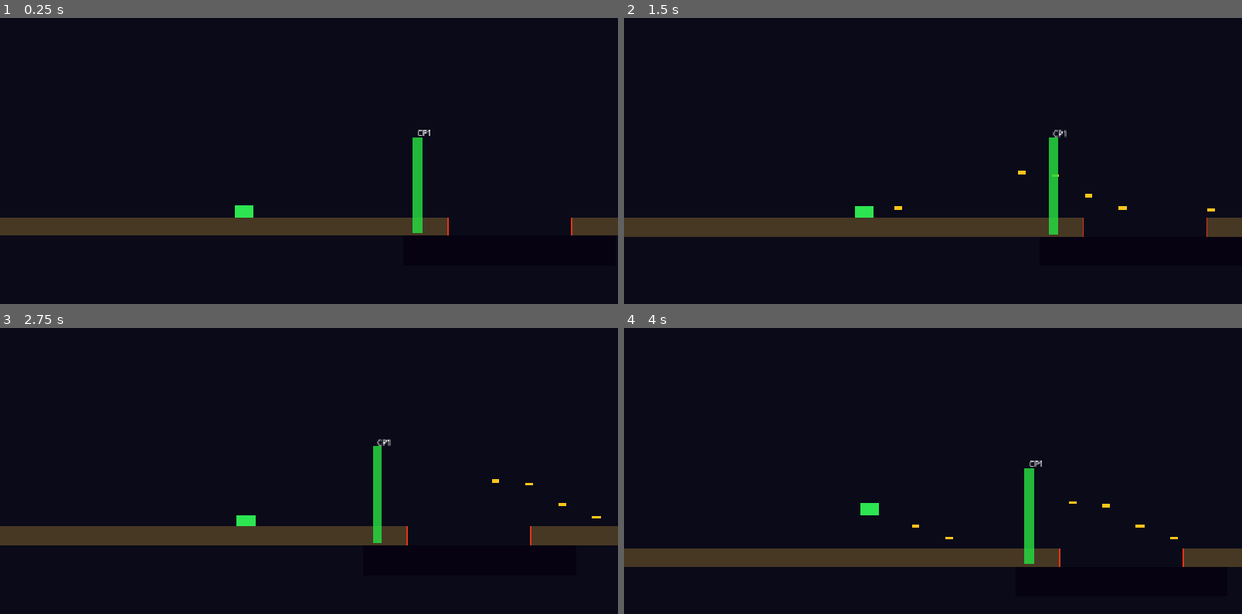
Above: before the commit, frames 1-4 (two rows, left to right).
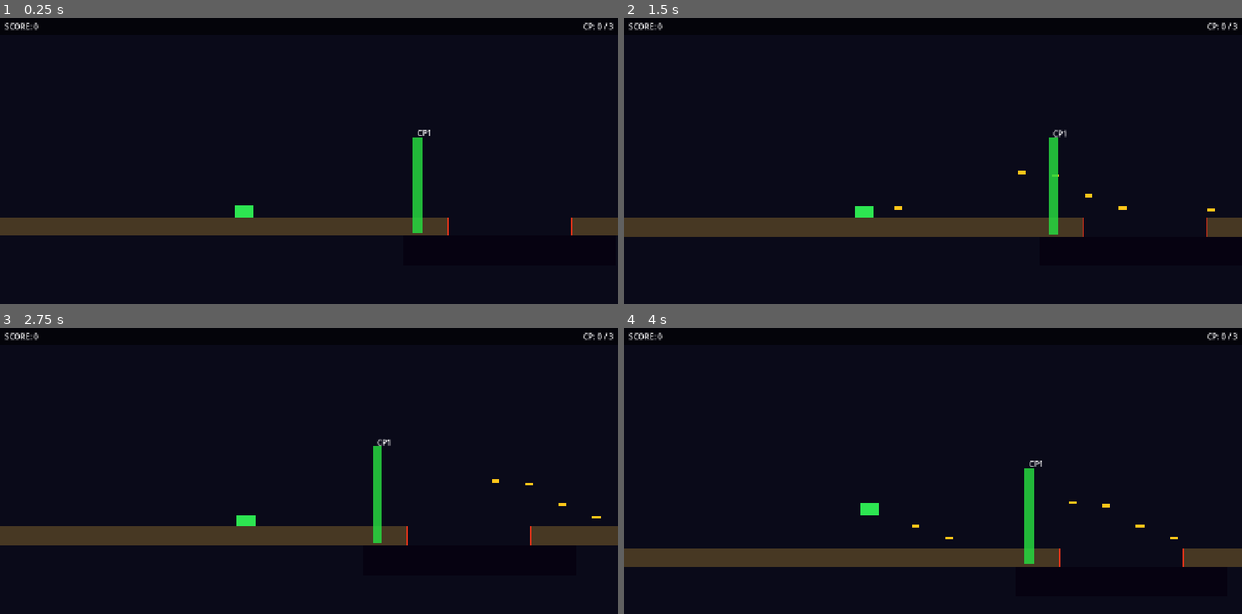
Above: after the commit, the same moments.

Repository: NGKsSystems/NGKs_Crater_Wardens-
Game: Godot game, scene res://scenes/level/test_lane.tscn
The game is run twice, just before and just after one commit, with the same random seed, the same clock (stepped at 60 frames per second) and the same inputs.
Inputs:
- Up to frame 1 (0.25 s): no input
- Up to frame 2 (1.5 s): tap Enter at 0.5 s; hold Z (fire_forward) from 0.53 s (still down); tap R at 0.6, 1.35 s; tap Space (jump) at 0.77 s
- Up to frame 3 (2.75 s): tap Space (jump) at 1.52 s; release Z (fire_forward) at 2.03 s; tap R at 2.1 s
- Up to frame 4 (4 s): hold Z (fire_forward) from 2.78 s (still down); tap R at 2.85, 3.6 s; tap Space (jump) at 3.02, 3.77 s

The runs differ from the first frame. In frame 1, 0.2% of the frame differs, in the area x 0-100%, y 1-5%; in frame 2, 0.2%; in frame 3, 0.2%; in frame 4, 0.2%.

Commit message:
Phase 6: UI/Score/HUD — hud.gd+tscn, score wiring, stage_complete signal, menu back-nav fix

Diff:
--- a/scenes/level/test_lane.tscn
+++ b/scenes/level/test_lane.tscn
@@ -29,6 +29,7 @@
 [ext_resource type="PackedScene" path="res://scenes/enemies/ground_turret.tscn"   id="8"]
 [ext_resource type="Script"      path="res://scripts/level/stage_controller.gd"   id="9"]
 [ext_resource type="PackedScene" path="res://scenes/level/checkpoint_marker.tscn" id="10"]
+[ext_resource type="PackedScene" path="res://scenes/ui/hud.tscn"                   id="11"]
 
 [sub_resource type="RectangleShape2D" id="ShapeGL"]
 size = Vector2(960, 40)
@@ -50,6 +51,8 @@
 
 [node name="TestLane" type="Node2D"]
 script = ExtResource("2")
+
+[node name="HUD" parent="." instance=ExtResource("11")]
 
 [node name="SkyLayer" type="CanvasLayer" parent="."]
 layer = -10
--- /dev/null
+++ b/scenes/ui/hud.tscn
@@ -0,0 +1,47 @@
+[gd_scene load_steps=2 format=3 uid="uid://hud"]
+
+[ext_resource type="Script" path="res://scripts/ui/hud.gd" id="1"]
+
+[node name="HUD" type="CanvasLayer"]
+layer = 10
+script = ExtResource("1")
+
+; ── Top bar: dark strip across the top of screen ─────────────
+[node name="TopBar" type="ColorRect" parent="."]
+anchor_right = 1.0
+offset_bottom = 36.0
+color = Color(0, 0, 0, 0.6)
+
+; Score — left side
+[node name="ScoreLabel" type="Label" parent="TopBar"]
+offset_left = 10.0
+offset_top = 6.0
+offset_right = 500.0
+offset_bottom = 30.0
+text = "SCORE: 0"
+
+; Checkpoint progress — right side
+[node name="CheckpointLabel" type="Label" parent="TopBar"]
+anchor_left = 1.0
+anchor_right = 1.0
+offset_left = -200.0
+offset_top = 6.0
+offset_right = -10.0
+offset_bottom = 30.0
+text = "CP: 0 / 3"
+horizontal_alignment = 2
+
+; ── Centre-screen state line (STAGE COMPLETE etc.) ───────────
+[node name="StateLabel" type="Label" parent="."]
+anchor_left = 0.5
+anchor_top = 0.5
+anchor_right = 0.5
+anchor_bottom = 0.5
+offset_left = -220.0
+offset_top = -24.0
+offset_right = 220.0
+offset_bottom = 24.0
+text = ""
+horizontal_alignment = 1
+vertical_alignment = 1
+visible = false
--- a/scripts/enemies/enemy_base.gd
+++ b/scripts/enemies/enemy_base.gd
@@ -20,7 +20,8 @@
 
 signal player_killed
 
-@export var hit_points: int = 1
+@export var hit_points:   int = 1
+@export var score_value:  int = 50
 
 var _hp: int       = 1
 var _active: bool  = true   # true on scene load; false after death
@@ -67,3 +68,4 @@
 func _on_hit() -> void:
 	_active = false
 	hide()
+	ScoreManager.add_enemy_score(score_value)
--- a/scripts/level/stage_controller.gd
+++ b/scripts/level/stage_controller.gd
@@ -14,9 +14,12 @@
 # Reset: scene reload destroys this node — all state resets automatically
 # ============================================================
 
+signal stage_complete_announced
+
 @export var total_checkpoints: int = 3
 
-var _expected: int      = 1
+var _expected: int       = 1
+var cleared:   int       = 0
 var stage_complete: bool = false
 
 
@@ -26,7 +29,8 @@
 		return
 	if index == _expected:
 		_expected += 1
-		print("[Stage] CP%d PASS — %d/%d checkpoints cleared" % [index, _expected - 1, total_checkpoints])
+		cleared += 1
+		print("[Stage] CP%d PASS — %d/%d checkpoints cleared" % [index, cleared, total_checkpoints])
 	else:
 		print("[Stage] CP%d ignored — expected CP%d" % [index, _expected])
 
@@ -38,5 +42,6 @@
 	if _expected > total_checkpoints:
 		stage_complete = true
 		print("[Stage] *** STAGE COMPLETE — all %d checkpoints cleared! ***" % total_checkpoints)
+		stage_complete_announced.emit()
 	else:
 		print("[Stage] Finish reached early — %d/%d checkpoints — ignored" % [_expected - 1, total_checkpoints])
--- a/scripts/level/test_lane.gd
+++ b/scripts/level/test_lane.gd
@@ -1,17 +1,20 @@
 extends Node2D
 
-# test_lane.gd — Phase 5: Stage Structure (Godot 4)
+# test_lane.gd — Phase 6: UI / Score / HUD (Godot 4)
 # Controls: Space=jump | Z=fire_forward | X=fire_up | R=restart | Esc=quit
 # Checkpoint signals wire to _on_checkpoint_reached → StageController.on_checkpoint()
 # Finish trigger body_entered wires to _on_finish_entered → StageController.on_finish()
 
-@onready var _stage: Node = $StageController
+@onready var _stage: Node         = $StageController
+@onready var _hud:   CanvasLayer  = $HUD
 
 
 func _ready() -> void:
-	print("[TestLane] Phase 5 — Stage Structure | R=restart | Esc=quit")
+	ScoreManager.reset()
+	_stage.stage_complete_announced.connect(_on_stage_complete)
+	print("[TestLane] Phase 6 — UI/Score/HUD | R=restart | Esc=quit")
 	print("[TestLane] Hazards: crater gap x2 | mine | rock obstacle")
-	print("[TestLane] Enemies: drone flyer (X) | hover attacker (Z) | ground turret (Zx2)")
+	print("[TestLane] Enemies: drone flyer | hover attacker | ground turret")
 	print("[TestLane] Checkpoints: CP1 x=500 | CP2 x=2700 | CP3 x=4200 | Finish x=5600")
 
 
@@ -33,6 +36,8 @@
 # Connected from CP1, CP2, CP3 checkpoint_reached(index) signal.
 func _on_checkpoint_reached(index: int) -> void:
 	_stage.on_checkpoint(index)
+	ScoreManager.add_checkpoint_score(100)
+	_hud.update_checkpoint(_stage.cleared, _stage.total_checkpoints)
 
 
 # Connected from FinishTrigger body_entered signal.
@@ -40,3 +45,9 @@
 	if not body is CharacterBody2D:
 		return
 	_stage.on_finish()
+
+
+# Connected programmatically in _ready() to StageController.stage_complete_announced.
+func _on_stage_complete() -> void:
+	ScoreManager.add_stage_clear_bonus(500)
+	_hud.show_state("STAGE COMPLETE!")
--- a/scripts/systems/GameStateManager.gd
+++ b/scripts/systems/GameStateManager.gd
@@ -6,6 +6,7 @@
 enum State { MENU, PLAYING, PAUSED, DEAD, GAME_OVER, STAGE_CLEAR }
 
 var current_state: int = State.MENU
+var settings_back_target: String = "res://scenes/ui/main_menu.tscn"
 
 signal state_changed(new_state)
 
--- a/scripts/ui/MainMenu.gd
+++ b/scripts/ui/MainMenu.gd
@@ -14,6 +14,7 @@
 	get_tree().change_scene_to_file("res://scenes/root/game_root.tscn")
 
 func _on_settings() -> void:
+	GameStateManager.settings_back_target = "res://scenes/ui/main_menu.tscn"
 	get_tree().change_scene_to_file("res://scenes/ui/settings_menu.tscn")
 
 func _on_quit() -> void:
--- a/scripts/ui/PauseMenu.gd
+++ b/scripts/ui/PauseMenu.gd
@@ -20,6 +20,7 @@
 	GameStateManager.request_resume()
 
 func _on_settings() -> void:
+	GameStateManager.settings_back_target = "res://scenes/level/test_lane.tscn"
 	get_tree().change_scene_to_file("res://scenes/ui/settings_menu.tscn")
 
 func _on_main_menu() -> void:
--- a/scripts/ui/SettingsMenu.gd
+++ b/scripts/ui/SettingsMenu.gd
@@ -35,7 +35,7 @@
 	_save_settings()
 
 func _on_back() -> void:
-	get_tree().change_scene_to_file("res://scenes/ui/main_menu.tscn")
+	get_tree().change_scene_to_file(GameStateManager.settings_back_target)
 
 func _save_settings() -> void:
 	var cfg = ConfigFile.new()
--- /dev/null
+++ b/scripts/ui/hud.gd
@@ -0,0 +1,43 @@
+extends CanvasLayer
+
+# ============================================================
+# hud.gd — NGKs Crater Wardens V1 (Godot 4)
+# Phase 6: UI / Score / HUD
+# ============================================================
+# Responsibilities:
+#   - Display live score (subscribes to ScoreManager.score_changed)
+#   - Display checkpoint progress (cleared / total)
+#   - Show optional one-line state message (STAGE COMPLETE etc.)
+#
+# NOT in scope: animations, transitions, game-over screens,
+#   profile data, save display, fancy UI
+# Wired from: test_lane.gd calls update_checkpoint() / show_state()
+#             ScoreManager signal drives score label automatically
+# ============================================================
+
+@onready var _score_lbl : Label = $TopBar/ScoreLabel
+@onready var _cp_lbl    : Label = $TopBar/CheckpointLabel
+@onready var _state_lbl : Label = $StateLabel
+
+
+func _ready() -> void:
+	ScoreManager.score_changed.connect(_on_score_changed)
+	_score_lbl.text = "SCORE: 0"
+	_cp_lbl.text    = "CP: 0 / 3"
+	_state_lbl.visible = false
+
+
+# Called by ScoreManager signal whenever score changes.
+func _on_score_changed(new_score: int) -> void:
+	_score_lbl.text = "SCORE: %d" % new_score
+
+
+# Called by test_lane.gd after each checkpoint is cleared.
+func update_checkpoint(cleared: int, total: int) -> void:
+	_cp_lbl.text = "CP: %d / %d" % [cleared, total]
+
+
+# Called by test_lane.gd on stage complete (or any state message).
+func show_state(text: String) -> void:
+	_state_lbl.text    = text
+	_state_lbl.visible = true
Not shown: 1 places in scenes/level/test_lane.tscn that only renumber resources
Not shown, added: _proof/phase6_ui_score_menus_20260324_000000.zip
